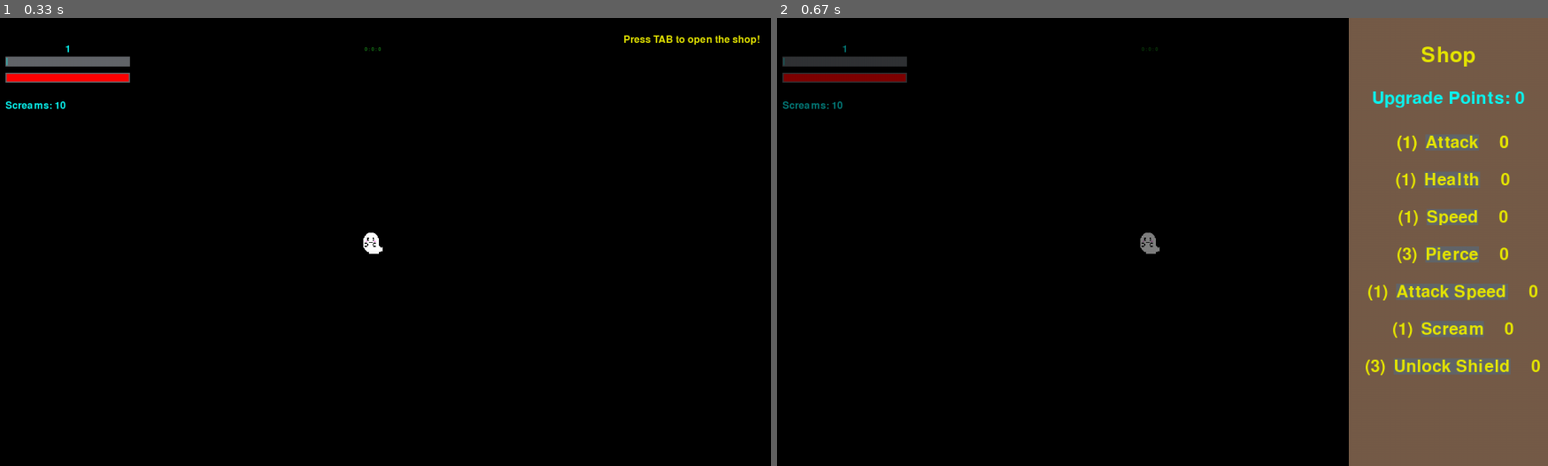
Above: before the commit, frames 1-2 (left to right).
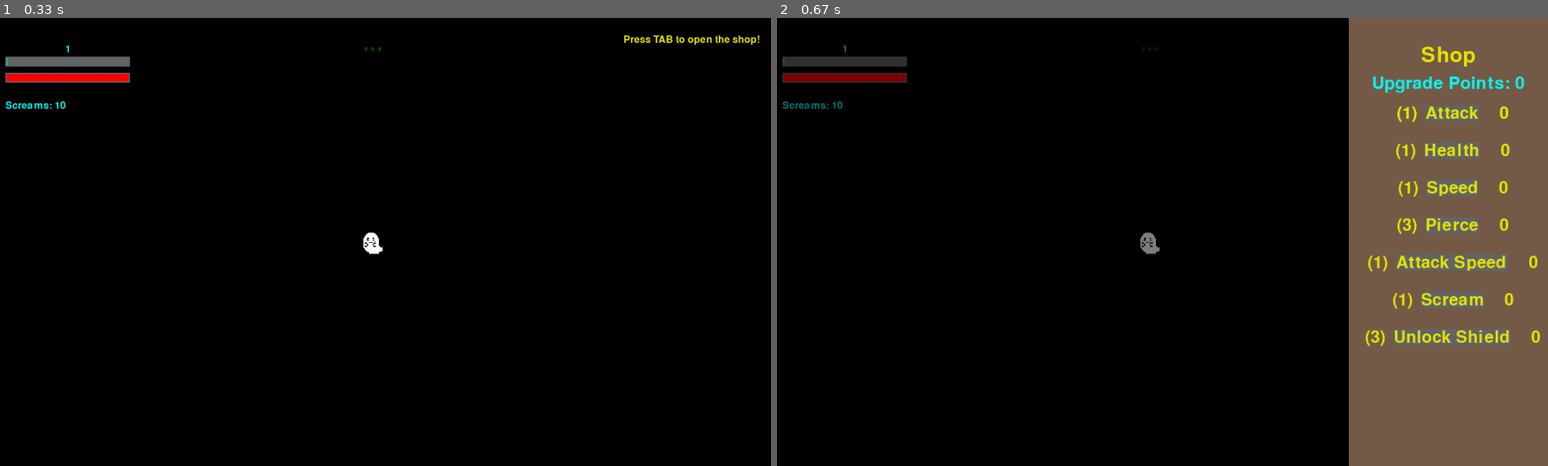
Above: after the commit, the same moments.

Repository: gamingkitty/Pygame-Projects
Game: pygame game, started from games/ghostGame/main_ghost_game.py
Same seed, same stepped clock (60 frames per second), same inputs: the game is played once before the commit and once after it.
Inputs:
- Up to frame 1 (0.33 s): no input
- Up to frame 2 (0.67 s): tap Tab at 0.33 s

Frame 1 is identical in both runs. In frame 2, 4.8% of the frame differs, in the area x 76-99%, y 13-80%.

Commit message:
Made spacing in shop scale with screen size.

Diff:
--- a/games/ghostGame/main_ghost_game.py
+++ b/games/ghostGame/main_ghost_game.py
@@ -84,13 +84,13 @@
 
     #shop items
     #price, price_increase, display_text, text_color, font_size, background_color, size, location, upgrade_type, upgrade_amount, max_amount
-    attack_upgrade = shopitem.ShopItem(1, 1, "Attack", YELLOW, int(60 * screen_scaler), DARK_GRAY, (int(130 * screen_scaler), int(40 * screen_scaler)), (screen_width * 0.88, 200), "attack", 5, 15, screen_scaler)
-    hp_upgrade = shopitem.ShopItem(1, 1, "Health", YELLOW, int(60 * screen_scaler), DARK_GRAY, (int(135 * screen_scaler), int(40 * screen_scaler)), (screen_width * 0.88, 200 + int(90 * screen_scaler)), "hp", 50, 30, screen_scaler)
-    speed_upgrade = shopitem.ShopItem(1, 2, "Speed", YELLOW, int(60 * screen_scaler), DARK_GRAY, (int(125 * screen_scaler), int(40 * screen_scaler)), (screen_width * 0.88, 200 + int(180 * screen_scaler)), "speed", 1, 10, screen_scaler)
-    pierce_upgrade = shopitem.ShopItem(3, 3, "Pierce", YELLOW, int(60 * screen_scaler), DARK_GRAY, (int(130 * screen_scaler), int(40 * screen_scaler)), (screen_width * 0.88, 200 + int(270 * screen_scaler)), "pierce", 1, 5, screen_scaler)
-    attack_speed_upgrade = shopitem.ShopItem(1, 1, "Attack Speed", YELLOW, int(60 * screen_scaler), DARK_GRAY, (int(270 * screen_scaler), int(40 * screen_scaler)), (screen_width * 0.88, 200 + int(360 * screen_scaler)), "attack_speed", 5, 10, screen_scaler)
-    bullets_upgrade = shopitem.ShopItem(1, 0, "Screams", YELLOW, int(60 * screen_scaler), DARK_GRAY, (int(152 * screen_scaler), int(40 * screen_scaler)), (screen_width * 0.88, 200 + int(450 * screen_scaler)), "max_bullets", 10, 5, screen_scaler)
-    shield_unlock_upgrade = shopitem.ShopItem(3, 0, "Unlock Shield", YELLOW, int(60 * screen_scaler), DARK_GRAY, (int(282 * screen_scaler), int(40 * screen_scaler)), (screen_width * 0.88, 200 + int(540 * screen_scaler)), "shield_unlock", 2, 1, screen_scaler)
+    attack_upgrade = shopitem.ShopItem(1, 1, "Attack", YELLOW, int(60 * screen_scaler), DARK_GRAY, (int(130 * screen_scaler), int(40 * screen_scaler)), (screen_width * 0.88, 60 + int(140 * screen_scaler)), "attack", 5, 15, screen_scaler)
+    hp_upgrade = shopitem.ShopItem(1, 1, "Health", YELLOW, int(60 * screen_scaler), DARK_GRAY, (int(135 * screen_scaler), int(40 * screen_scaler)), (screen_width * 0.88, 60 + int(230 * screen_scaler)), "hp", 50, 30, screen_scaler)
+    speed_upgrade = shopitem.ShopItem(1, 2, "Speed", YELLOW, int(60 * screen_scaler), DARK_GRAY, (int(125 * screen_scaler), int(40 * screen_scaler)), (screen_width * 0.88, 60 + int(320 * screen_scaler)), "speed", 1, 10, screen_scaler)
+    pierce_upgrade = shopitem.ShopItem(3, 3, "Pierce", YELLOW, int(60 * screen_scaler), DARK_GRAY, (int(130 * screen_scaler), int(40 * screen_scaler)), (screen_width * 0.88, 60 + int(410 * screen_scaler)), "pierce", 1, 5, screen_scaler)
+    attack_speed_upgrade = shopitem.ShopItem(1, 1, "Attack Speed", YELLOW, int(60 * screen_scaler), DARK_GRAY, (int(270 * screen_scaler), int(40 * screen_scaler)), (screen_width * 0.88, 60 + int(500 * screen_scaler)), "attack_speed", 5, 10, screen_scaler)
+    bullets_upgrade = shopitem.ShopItem(1, 0, "Screams", YELLOW, int(60 * screen_scaler), DARK_GRAY, (int(152 * screen_scaler), int(40 * screen_scaler)), (screen_width * 0.88, 60 + int(590 * screen_scaler)), "max_bullets", 10, 5, screen_scaler)
+    shield_unlock_upgrade = shopitem.ShopItem(3, 0, "Unlock Shield", YELLOW, int(60 * screen_scaler), DARK_GRAY, (int(282 * screen_scaler), int(40 * screen_scaler)), (screen_width * 0.88, 60 + int(680 * screen_scaler)), "shield_unlock", 2, 1, screen_scaler)
 
     #relics
     medpack_relic = relic.Relic(pygame.image.load("Sprites/Relics/medpackrelic.png"), (int(120 * screen_scaler), int(200 * screen_scaler)),
@@ -189,7 +189,7 @@
         SCREEN.blit(darken_surface, (0, 0))
         SCREEN.blit(shop_surface, shop_rectangle)
         draw_text("Shop", YELLOW, 75, screen_width * 0.875, 60)
-        draw_text("Upgrade Points: " + str(ghost_player.upgrade_points), BLUE, 63, screen_width * 0.875, 130)
+        draw_text("Upgrade Points: " + str(ghost_player.upgrade_points), BLUE, 63, screen_width * 0.875, 60 + int(70 * screen_scaler))
         attack_upgrade.load(SCREEN)
         attack_upgrade.load(SCREEN)
         hp_upgrade.load(SCREEN)
